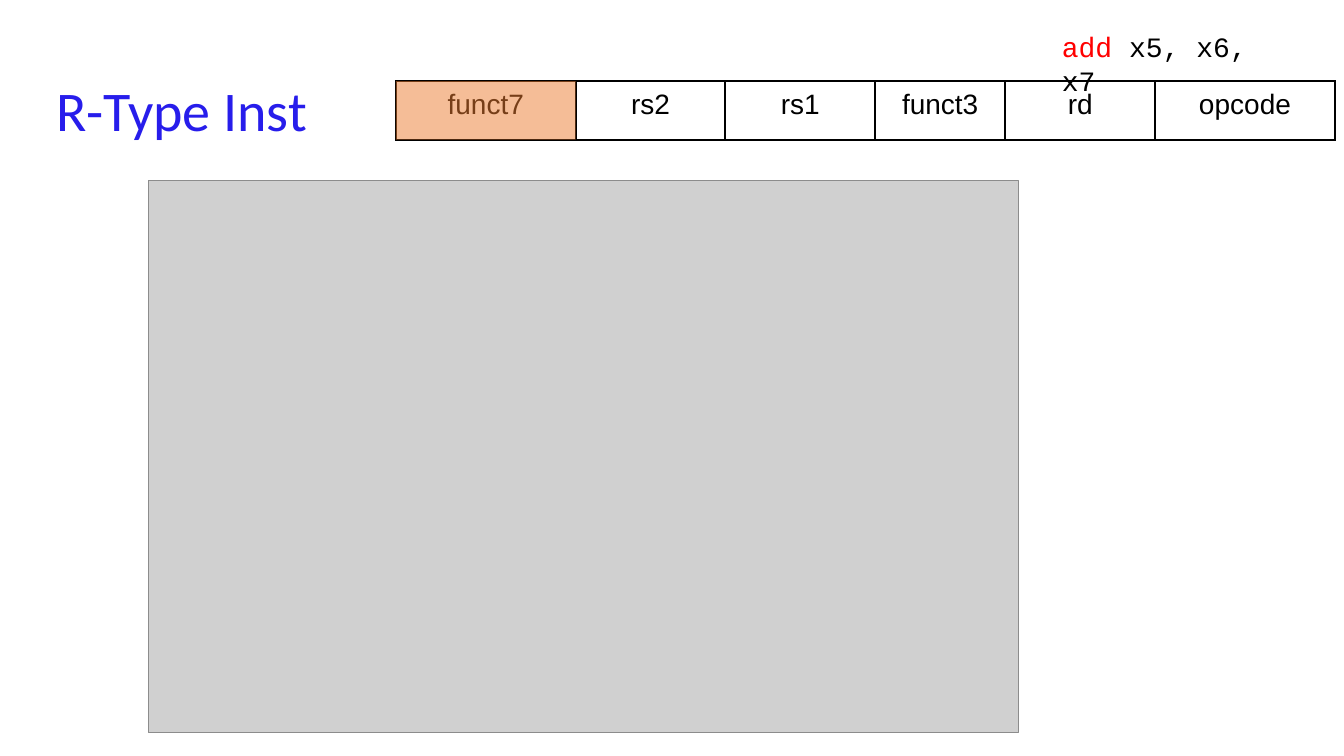
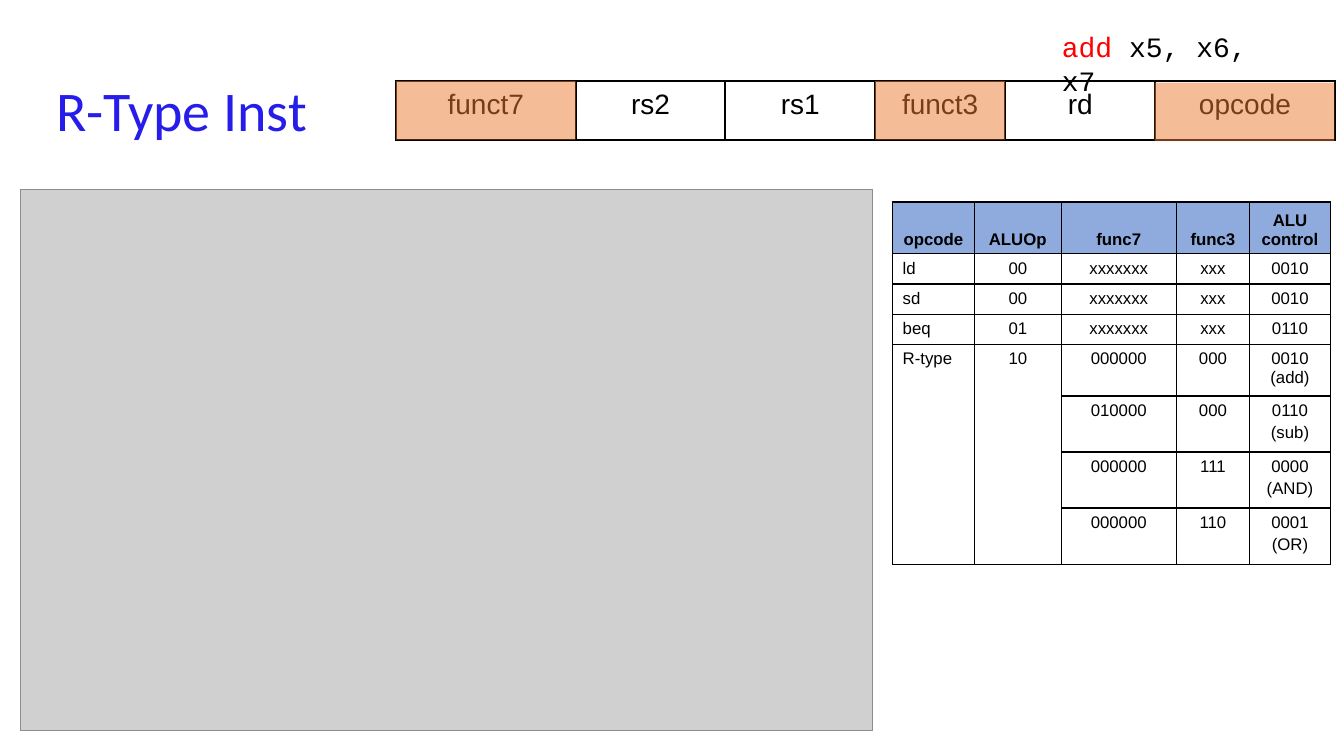
Before and after one commit to NYU-CSO/nyu-cso.github.io, a slide deck: slide 4 of notes/arch-simple2-pipeline.pptx. Drawn at 1344x756 pixels with LibreOffice and Linux fonts; fonts in the diff are those of the drawing; grey boxes stand for pictures. Boxes give left, top, right and bottom in pixels: in the first picture for what was removed or moved away, otherwise in the second. Text is boxed around its words. In the diff, an @@ line names an element or a change of style, - is before the commit and + after.

```diff
--- a/notes/arch-simple2-pipeline.pptx
+++ b/notes/arch-simple2-pipeline.pptx
@@ rectangle added at [875, 81, 1005, 139], fill #ED7D31 at 50% opacity @@
@@ rectangle added at [1155, 83, 1335, 141], fill #ED7D31 at 50% opacity @@
@@ picture: place and size @@
-picture at [148, 180, 1018, 733]
+picture at [20, 190, 873, 731]
@@ table added at [893, 202, 1332, 564], 8 rows, 5 columns @@
+opcode | ALUOp | func7 | func3 | ALU control
+ld | 00 | xxxxxxx | xxx | 0010
+sd | 00 | xxxxxxx | xxx | 0010
+beq | 01 | xxxxxxx | xxx | 0110
+R-type | 10 | 000000 | 000 | 0010 (add)
+ |  | 010000 | 000 | 0110 / (sub)
+ |  | 000000 | 111 | 0000 / (AND)
+ |  | 000000 | 110 | 0001 / (OR)
```
Also in this commit, not shown: 10 other slides changed, 1 slide added, 1 other file.
